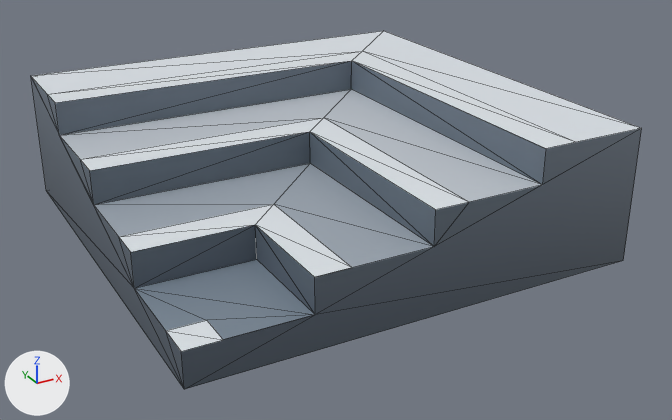
The glTF model client/public/assets/kenney-station/stairs-corner-inner.glb as it was, and as the next commit left it.
One viewpoint serves both versions: a 50 mm camera at (-0.911, -1.779, 0.908) aimed at (0.031, -0.066, 0.052). The lights are fixed; the arrows at lower left show +X, +Y and +Z. The first picture is the older version. Mesh edges are drawn as thin lines. Where no turn or scale is listed for an object, it has been applied to the vertices. Vertices at exactly the same position are counted once.

Objects in the first picture: 'stairs-corner-inner'.
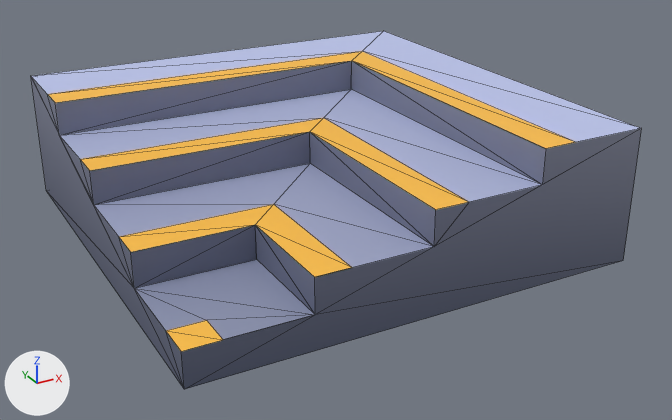
Where the change shows, as pixel boxes (x1, y1, x2, y2) in the pictures (672 x 420 px):
part 1 of me_stairs_corner_inner, recoloured
    both: (31, 61, 642, 354)
part 2 of me_stairs_corner_inner, recoloured
    both: (31, 31, 641, 351)

The change, as a diff of the scene's bpy script:
```diff
--- a/client/public/assets/kenney-station/stairs-corner-inner.glb.py
+++ b/client/public/assets/kenney-station/stairs-corner-inner.glb.py
@@ me_stairs_corner_inner @@
 me_stairs_corner_inner.from_pydata(...)  # 41 vertices, 72 faces; spans x -0.5..0.5, y -0.5..0.5, z -0.15..0.15
 # used by ob_stairs_corner_inner; location = (0.0, 0.0, 0.15)
+# me_stairs_corner_inner part 1: 50 faces centred in x -0.5..0.5, y -0.5..0.5, z -0.15..0.15 are repainted in the vertex colours; the middle colour goes from greyish blue #667380 to greyish blue #777c94
+# me_stairs_corner_inner part 2: 22 faces centred in x -0.475..0.442, y -0.475..0.442, z -0.075..0.15 are repainted in the vertex colours; the middle colour goes from white #dfe5ea to orange #ffc045
 me_stairs_corner_inner.materials.append(mat_defaultmaterial)
```
